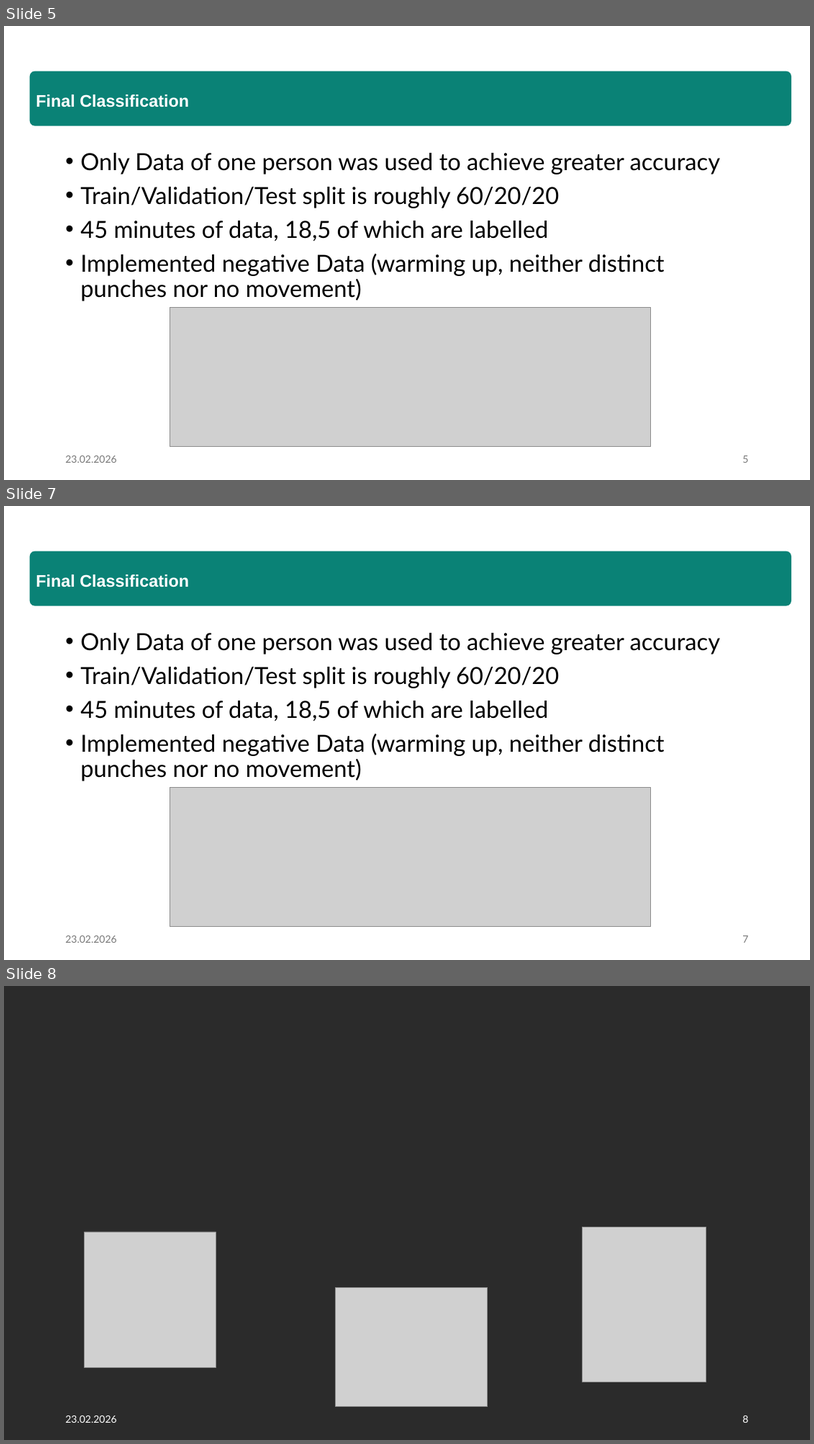
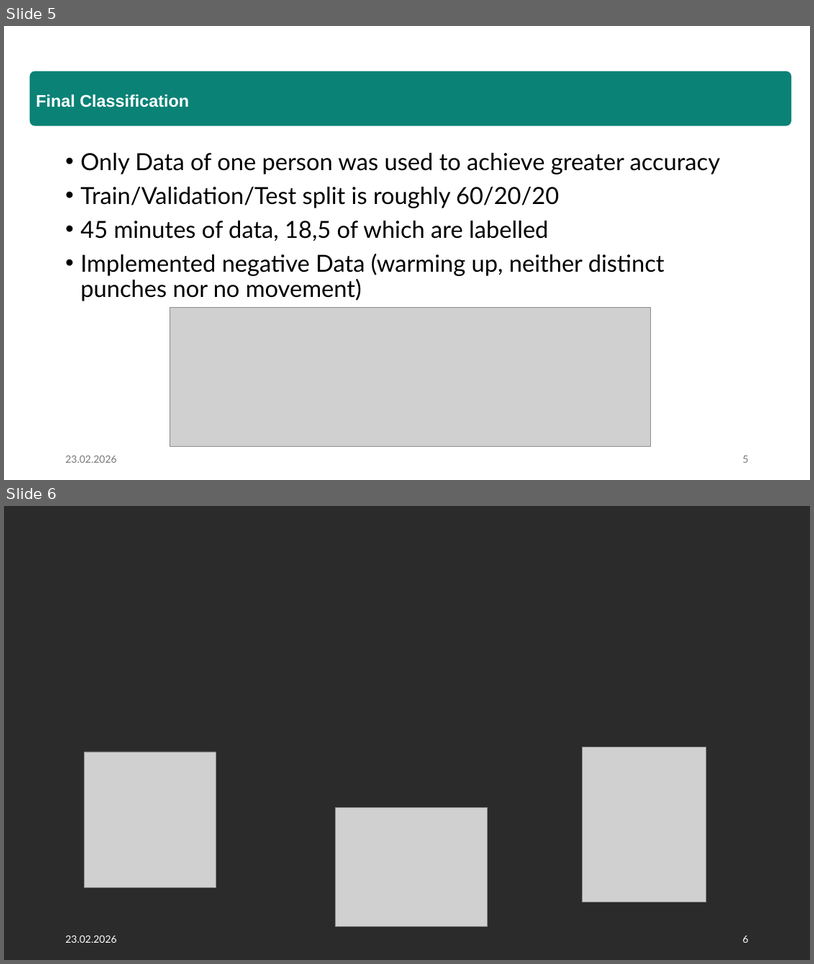
Before and after one commit to e12413440/micropython-hands-on-course, a slide deck: report/Präsentation.pptx. Shown one above the other, each under a label of ours: slides 5, 7 and 8 before the commit, slides 5 and 6 after it; the slides between them are not shown. The pictures are 814x1444 and 814x964 pixels, drawn with LibreOffice and Linux fonts; fonts in the diff are those of the drawing; grey boxes stand for pictures; background and template pictures are left out; a plain dark background stands for a picture behind light text. Boxes give left, top, right and bottom in pixels: in the first picture for what was removed or moved away, otherwise in the second. Text is boxed around its words. In the diff, an @@ line names an element or a change of style, - is before the commit and + after.

```diff
--- a/report/Präsentation.pptx
+++ b/report/Präsentation.pptx
@@ slide 7 removed at bbox=[4, 506, 810, 960], background #FFFFFF @@
@@ rounded rectangle removed at bbox=[29, 551, 792, 606] @@
-Final Classification
@@ text removed at bbox=[80, 633, 721, 781] @@
-• Only Data of one person was used to achieve greater accuracy
-• Train/Validation/Test split is roughly 60/20/20
-• 45 minutes of data, 18,5 of which are labelled
-• Implemented negative Data (warming up, neither distinct punches nor no movement)
@@ picture removed at bbox=[170, 788, 651, 926] @@
@@ text removed at bbox=[65, 935, 116, 942] @@
-23.02.2026
@@ page number removed at bbox=[743, 935, 748, 942] @@
-7
@@ what was slide 8 is now slide 6 @@
@@ page number at bbox=[743, 935, 748, 942]: text changed @@
-8
+6
```
Also in this commit, not shown: 2 slides changed, 1 other slide removed, 1 other file.
